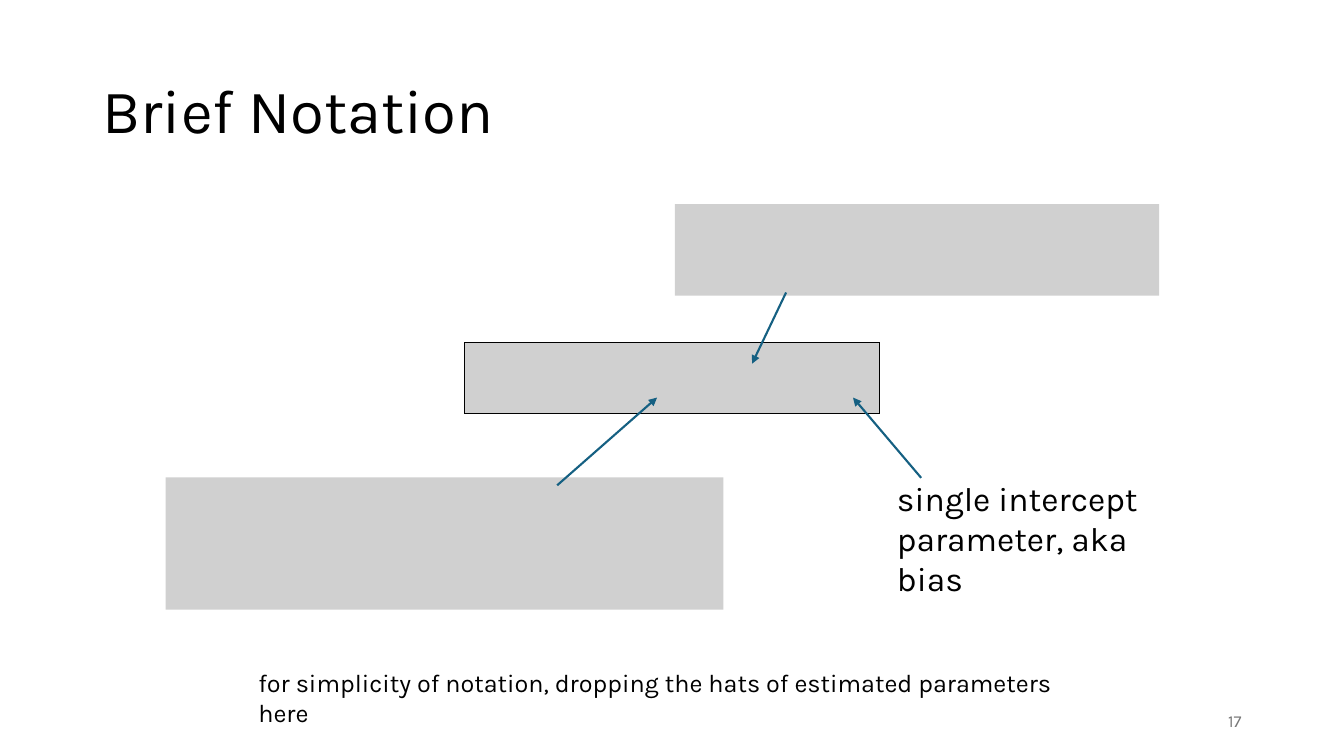
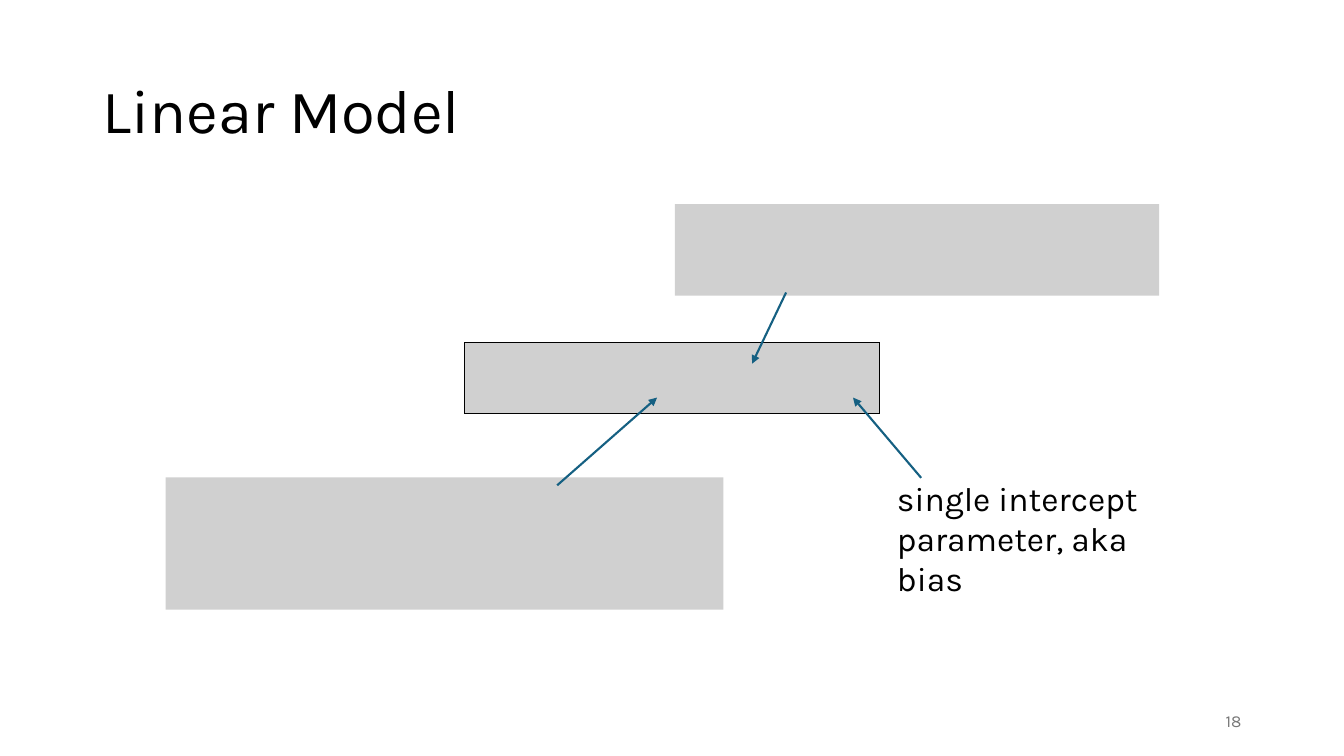
Before and after one commit to FelixWick/data_science, a slide deck: slide 18 of slides/5_ML.pptx (slide 17 before the commit). Drawn at 1344x756 pixels with LibreOffice and Linux fonts; fonts in the diff are those of the drawing; grey boxes stand for pictures. Boxes give left, top, right and bottom in pixels: in the first picture for what was removed or moved away, otherwise in the second. Text is boxed around its words. In the diff, an @@ line names an element or a change of style, - is before the commit and + after.

```diff
--- a/slides/5_ML.pptx
+++ b/slides/5_ML.pptx
@@ title at <box>102,90,460,134</box>: text changed @@
-Brief Notation
+Linear Model
@@ text removed at <box>258,674,1051,699</box> @@
-for simplicity of notation, dropping the hats of estimated parameters here
@@ page number at <box>1226,716,1242,727</box>: text changed @@
-17
+18
```
Also in this commit, not shown: 13 other slides changed, 1 slide added, 5 slides removed, 8 other files.
